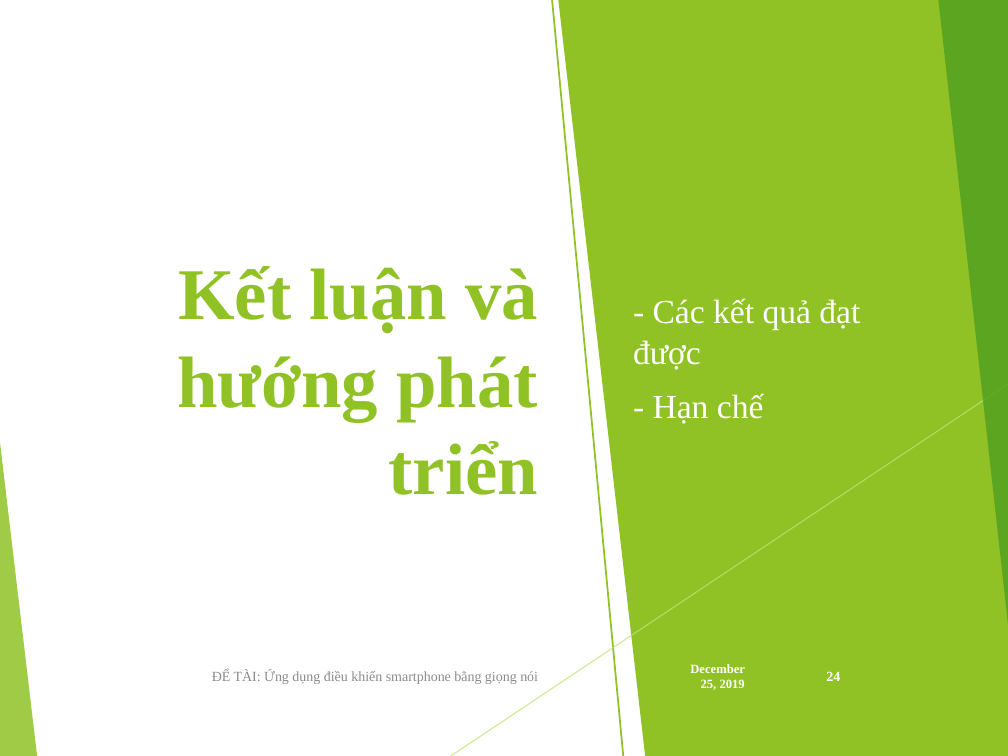
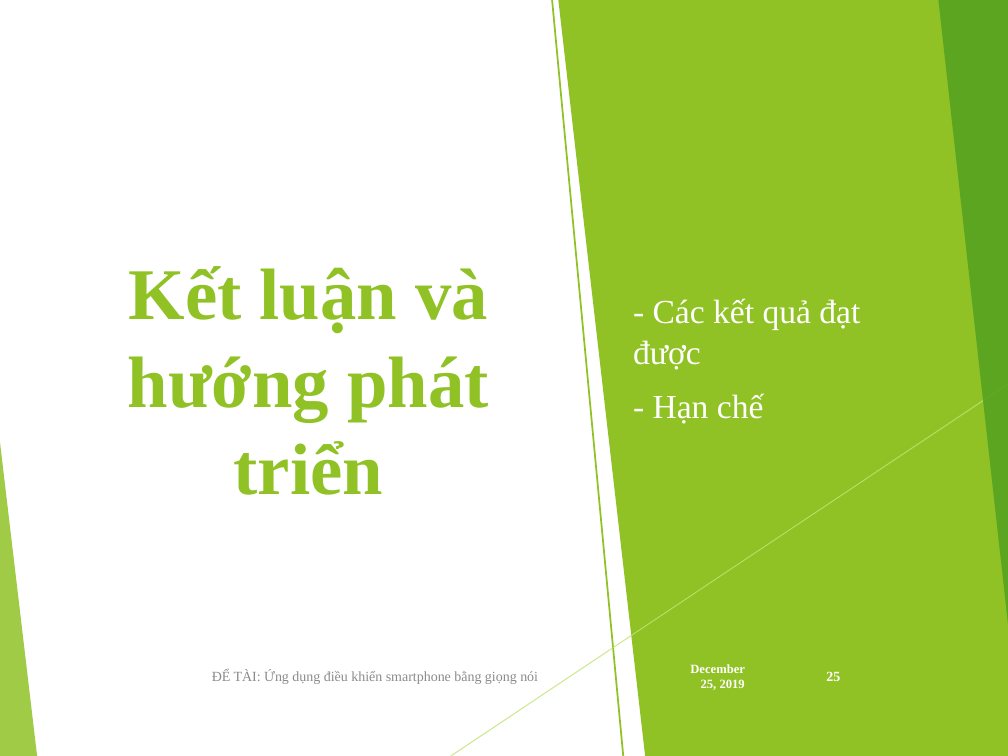
Before and after one commit to viet97/doandocs, a slide deck: slide 25 of DATN_Presentation.pptx (slide 24 before the commit). Drawn at 1008x756 pixels with LibreOffice and Linux fonts; fonts in the diff are those of the drawing. Boxes give left, top, right and bottom in pixels: in the first picture for what was removed or moved away, otherwise in the second. Text is boxed around its words. In the diff, an @@ line names an element or a change of style, - is before the commit and + after.

```diff
--- a/DATN_Presentation.pptx
+++ b/DATN_Presentation.pptx
@@ title "Kết luận và hướng phát ..." at bbox=[128, 266, 488, 495]: alignment right to centre @@
@@ page number at bbox=[826, 671, 840, 681]: text changed @@
-24
+25
```
Also in this commit, not shown: 11 other slides changed, 1 slide added, 1 other file.
